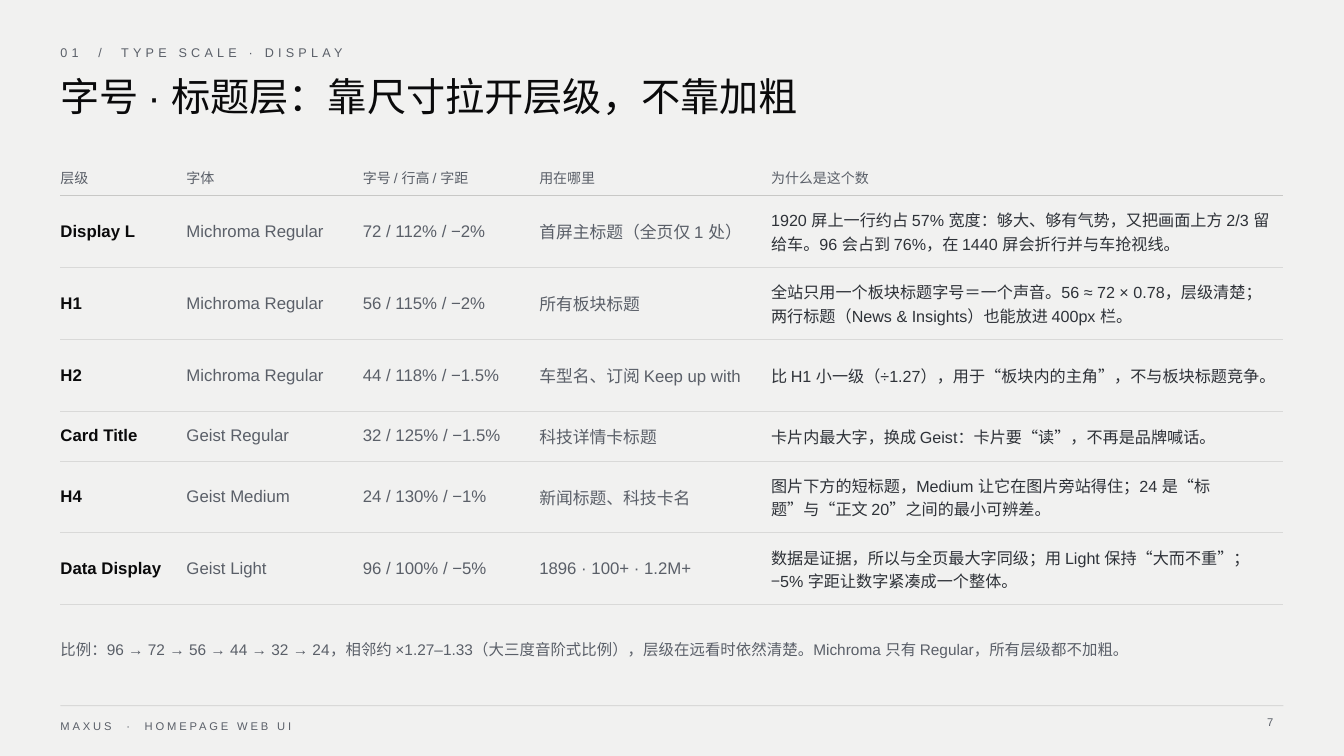
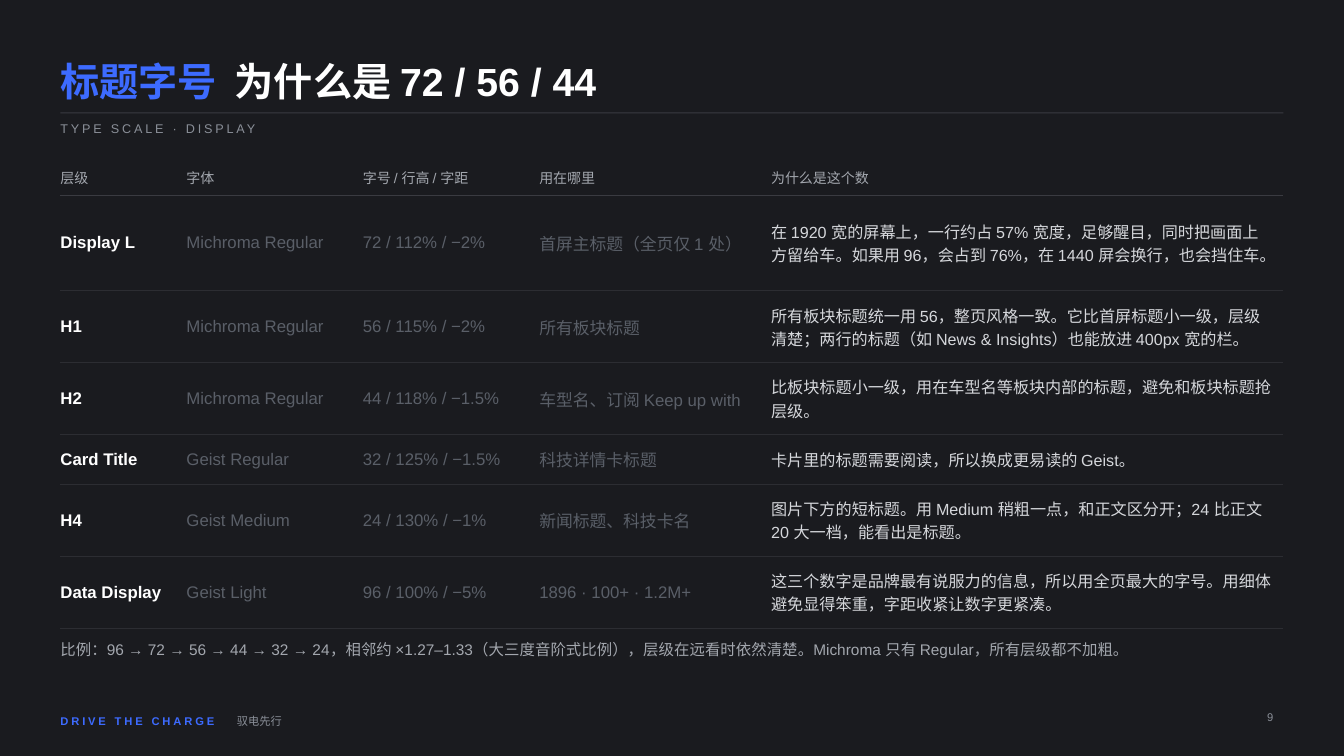
Before and after one commit to deko009/Claude, a slide deck: slide 9 of deck/MAXUS_首页WebUI_设计解说.pptx (slide 7 before the commit). Drawn at 1344x756 pixels with LibreOffice and Linux fonts; fonts in the diff are those of the drawing. Boxes give left, top, right and bottom in pixels: in the first picture for what was removed or moved away, otherwise in the second. Text is boxed around its words. In the diff, an @@ line names an element or a change of style, - is before the commit and + after.

```diff
--- a/deck/MAXUS_首页WebUI_设计解说.pptx
+++ b/deck/MAXUS_首页WebUI_设计解说.pptx
@@ background #F1F1F0 to #1A1B1F @@
@@ text at (x1=60, y1=48, x2=343, y2=57): text changed; text colour #5A5F68 to #8A8F98 @@
-01 / TYPE SCALE · DISPLAY
+TYPE SCALE · DISPLAY
@@ text removed at (x1=60, y1=78, x2=797, y2=115) @@
-字号 · 标题层：靠尺寸拉开层级，不靠加粗
@@ text added at (x1=60, y1=62, x2=597, y2=100), 28 pt, text #FFFFFF, bold @@
+标题字号 为什么是 72 / 56 / 44
@@ line added from (60, 113) to (1284, 113), #3A3B41 0.75 pt @@
@@ table at (x1=60, y1=161, x2=1284, y2=616) @@
-row 2, column 5: 1920 屏上一行约占 57% 宽度：够大、够有气势，又把画面上方 2/3 留给车。96 会占到 76%，在 1440 屏会折行并与车抢视线。
+row 2, column 5: 在 1920 宽的屏幕上，一行约占 57% 宽度，足够醒目，同时把画面上方留给车。如果用 96，会占到 76%，在 1440 屏会换行，也会挡住车。
-row 3, column 5: 全站只用一个板块标题字号＝一个声音。56 ≈ 72 × 0.78，层级清楚；两行标题（News & Insights）也能放进 400px 栏。
+row 3, column 5: 所有板块标题统一用 56，整页风格一致。它比首屏标题小一级，层级清楚；两行的标题（如 News & Insights）也能放进 400px 宽的栏。
-row 4, column 5: 比 H1 小一级（÷1.27），用于“板块内的主角”，不与板块标题竞争。
+row 4, column 5: 比板块标题小一级，用在车型名等板块内部的标题，避免和板块标题抢层级。
-row 5, column 5: 卡片内最大字，换成 Geist：卡片要“读”，不再是品牌喊话。
+row 5, column 5: 卡片里的标题需要阅读，所以换成更易读的 Geist。
-row 6, column 5: 图片下方的短标题，Medium 让它在图片旁站得住；24 是“标题”与“正文 20”之间的最小可辨差。
+row 6, column 5: 图片下方的短标题。用 Medium 稍粗一点，和正文区分开；24 比正文 20 大一档，能看出是标题。
-row 7, column 5: 数据是证据，所以与全页最大字同级；用 Light 保持“大而不重”；−5% 字距让数字紧凑成一个整体。
+row 7, column 5: 这三个数字是品牌最有说服力的信息，所以用全页最大的字号。用细体避免显得笨重，字距收紧让数字更紧凑。
@@ text colour #5A5F68 to #A3A7AE in "层级", "字体", "字号 / 行高 / 字距", "用在哪里" and 1 more places @@
@@ text colour #0A0A0B to #FFFFFF in "Display L", "H1", "H2", "Card Title" and 2 more places @@
@@ borders changed @@
@@ text "比例：96 → 72 → 56 ..." at (x1=60, y1=642, x2=1129, y2=658): text colour #5A5F68 to #A3A7AE @@
@@ line removed from (60, 706) to (1284, 706) @@
@@ text added at (x1=60, y1=717, x2=215, y2=725), 8 pt, text #3D6BFF, bold @@
+DRIVE THE CHARGE
@@ text added at (x1=237, y1=716, x2=282, y2=726), 8 pt, text #8A8F98 @@
+驭电先行
@@ page number removed at (x1=1267, y1=718, x2=1273, y2=726) @@
-7
@@ page number added at (x1=1267, y1=713, x2=1273, y2=721), 8 pt, text #8A8F98 @@
+9
@@ text removed at (x1=60, y1=722, x2=111, y2=730) @@
-MAXUS · HOMEPAGE WEB UI
```
Also in this commit, not shown: 24 other slides changed, 4 slides added, 2 slides removed, 3 other files.
